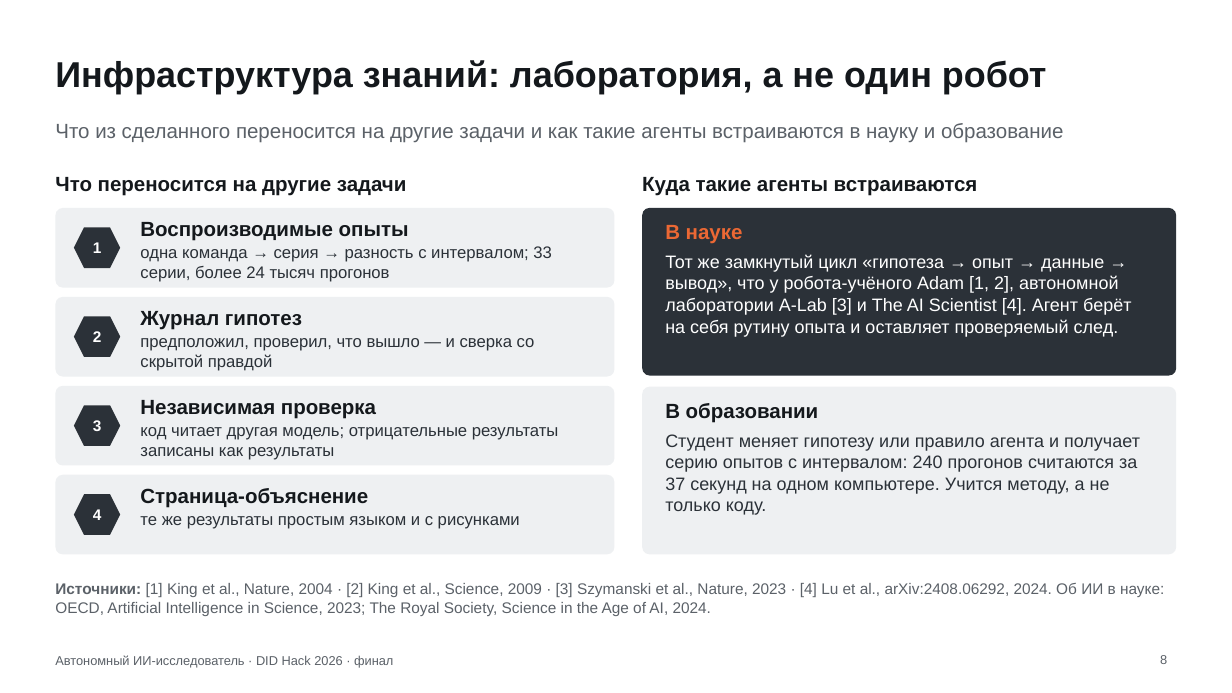
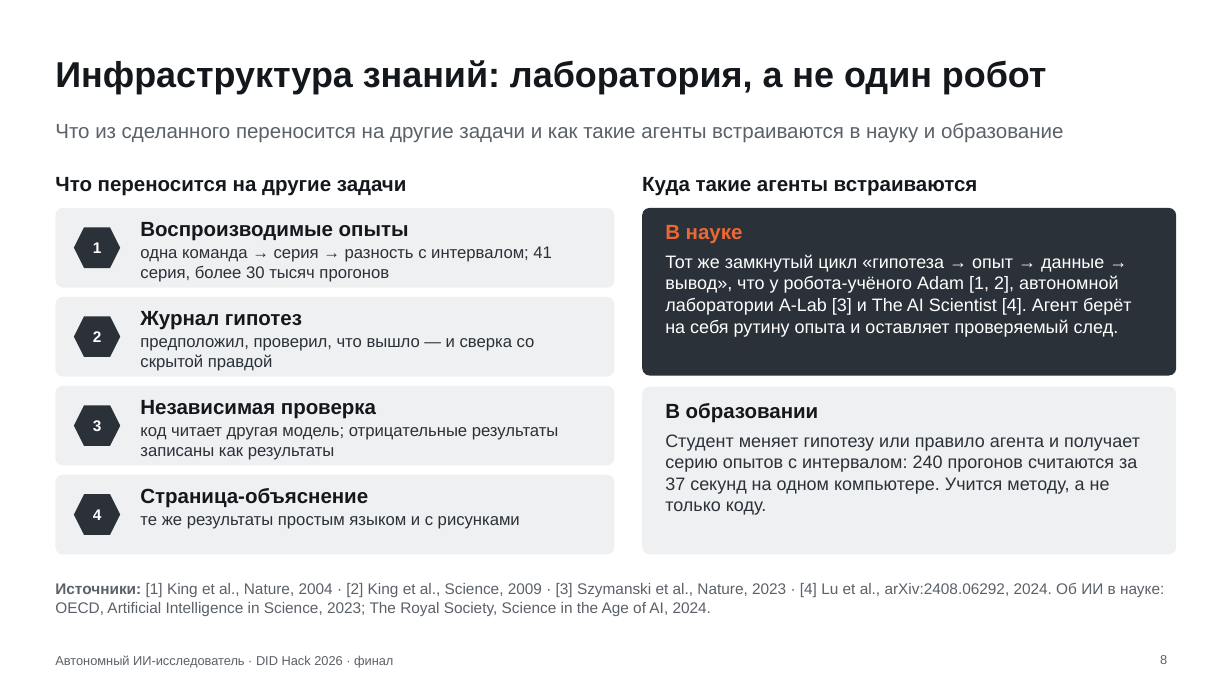
Before and after one commit to Mput13/did-hack, a slide deck: slide 8 of presentation/final.pptx. Drawn at 1232x693 pixels with LibreOffice and Linux fonts; fonts in the diff are those of the drawing. Boxes give left, top, right and bottom in pixels: in the first picture for what was removed or moved away, otherwise in the second. Text is boxed around its words. In the diff, an @@ line names an element or a change of style, - is before the commit and + after.

```diff
--- a/presentation/final.pptx
+++ b/presentation/final.pptx
@@ text at bbox=[140, 246, 552, 282]: text changed @@
-одна команда → серия → разность с интервалом; 33 серии, более 24 тысяч прогонов
+одна команда → серия → разность с интервалом; 41 серия, более 30 тысяч прогонов
```
Also in this commit, not shown: 4 other slides changed, 18 other files.
